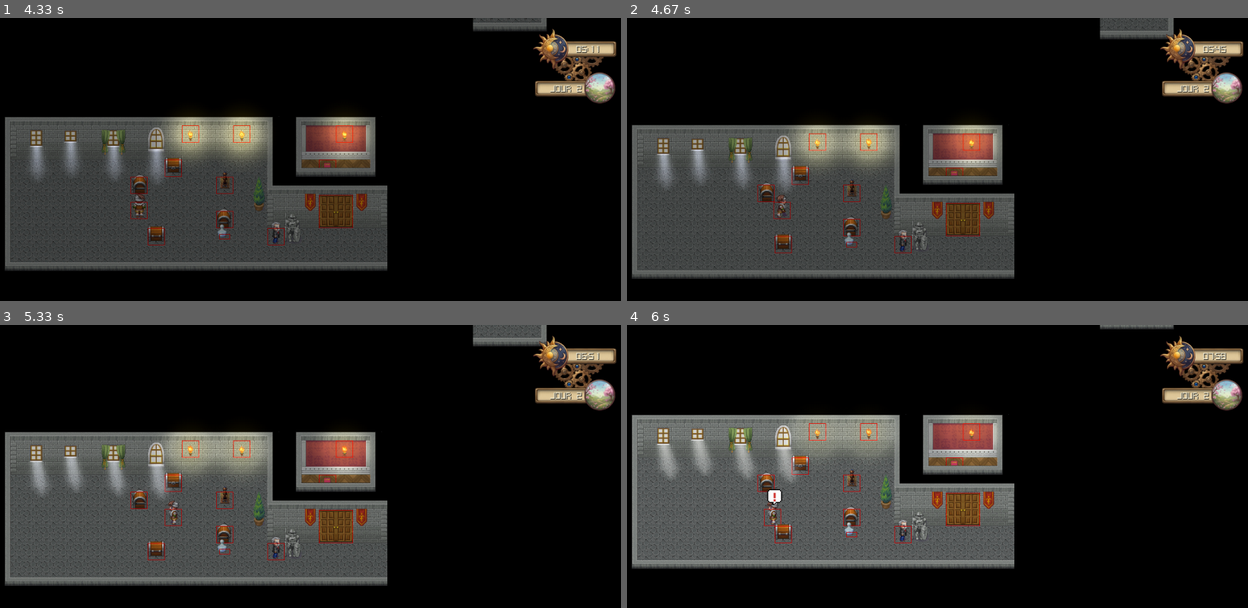
Above: before the commit, frames 1-4 (two rows, left to right).
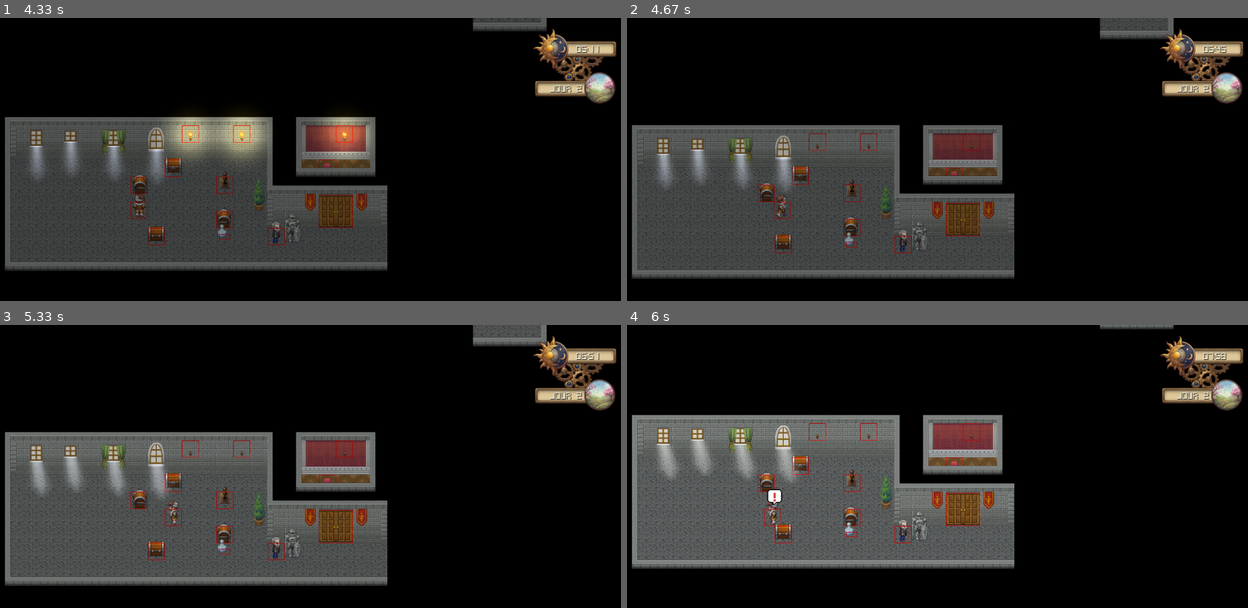
Above: after the commit, the same moments.

Repository: adrien-parasote/game
Game: pygame game, started from src/main.py
The game is run twice, just before and just after one commit, with the same random seed, the same clock (stepped at 60 frames per second) and the same inputs.
Inputs (mouse positions are in pixels of both pictures, inside the frame that each line leads up to):
- Up to frame 1 (4.33 s): hold Left 0.33-0.87 s; move the mouse to (273, 255) at 0.37 s; hold Down 0.9-1.2 s; hold Left 1.23-1.63 s; hold Up 1.67-2.03 s; hold Right 2.07-2.7 s; hold Down 2.73-3.1 s; hold Left 3.13-3.6 s; hold Right 3.63-4.1 s; hold Up from 4.13 s (still down)
- Up to frame 2 (4.67 s): release Up at 4.43 s; hold Right from 4.47 s (still down)
- Up to frame 3 (5.33 s): release Right at 4.93 s; hold Left from 4.97 s (still down)
- Up to frame 4 (6 s): release Left at 5.5 s; hold Down 5.53-5.83 s; hold Left from 5.87 s (still down)

Frame 1 is identical in both runs. In frame 2, 3.5% of the frame differs, in the area x 25-61%, y 37-55%; in frame 3, 3.4%; in frame 4, 3.2%.

Commit message:
feat: implement day/night automatic lighting cycle for InteractiveEntity with dynamic state polling

Diff:
--- a/assets/tiled/maps/00-spawn.tmj
+++ b/assets/tiled/maps/00-spawn.tmj
@@ -156,6 +156,11 @@
                          "opacity":1,
                          "properties":[
                                 {
+                                 "name":"day_night_driven",
+                                 "type":"bool",
+                                 "value":true
+                                },
+                                {
                                  "name":"halo_alpha",
                                  "type":"int",
                                  "value":120
@@ -200,6 +205,11 @@
                          "name":"torch",
                          "opacity":1,
                          "properties":[
+                                {
+                                 "name":"day_night_driven",
+                                 "type":"bool",
+                                 "value":true
+                                },
                                 {
                                  "name":"halo_alpha",
                                  "type":"int",
--- a/assets/tiled/maps/01-castel.tmj
+++ b/assets/tiled/maps/01-castel.tmj
@@ -311,6 +311,11 @@
                          "opacity":1,
                          "properties":[
                                 {
+                                 "name":"day_night_driven",
+                                 "type":"bool",
+                                 "value":true
+                                },
+                                {
                                  "name":"halo_alpha",
                                  "type":"int",
                                  "value":120
@@ -355,6 +360,11 @@
                          "name":"torch",
                          "opacity":1,
                          "properties":[
+                                {
+                                 "name":"day_night_driven",
+                                 "type":"bool",
+                                 "value":true
+                                },
                                 {
                                  "name":"halo_alpha",
                                  "type":"int",
@@ -402,6 +412,11 @@
                          "opacity":1,
                          "properties":[
                                 {
+                                 "name":"day_night_driven",
+                                 "type":"bool",
+                                 "value":true
+                                },
+                                {
                                  "name":"halo_alpha",
                                  "type":"int",
                                  "value":120
@@ -447,6 +462,11 @@
                          "opacity":1,
                          "properties":[
                                 {
+                                 "name":"day_night_driven",
+                                 "type":"bool",
+                                 "value":true
+                                },
+                                {
                                  "name":"halo_alpha",
                                  "type":"int",
                                  "value":120
@@ -492,6 +512,11 @@
                          "opacity":1,
                          "properties":[
                                 {
+                                 "name":"day_night_driven",
+                                 "type":"bool",
+                                 "value":true
+                                },
+                                {
                                  "name":"halo_alpha",
                                  "type":"int",
                                  "value":120
@@ -536,6 +561,11 @@
                          "name":"torch",
                          "opacity":1,
                          "properties":[
+                                {
+                                 "name":"day_night_driven",
+                                 "type":"bool",
+                                 "value":true
+                                },
                                 {
                                  "name":"halo_alpha",
                                  "type":"int",
--- a/assets/tiled/maps/99-debug_room.tmj
+++ b/assets/tiled/maps/99-debug_room.tmj
@@ -167,6 +167,11 @@
                          "opacity":1,
                          "properties":[
                                 {
+                                 "name":"day_night_driven",
+                                 "type":"bool",
+                                 "value":true
+                                },
+                                {
                                  "name":"halo_alpha",
                                  "type":"int",
                                  "value":120
@@ -213,6 +218,11 @@
                          "opacity":1,
                          "properties":[
                                 {
+                                 "name":"day_night_driven",
+                                 "type":"bool",
+                                 "value":true
+                                },
+                                {
                                  "name":"halo_alpha",
                                  "type":"int",
                                  "value":120
@@ -693,6 +703,11 @@
                          "name":"torch",
                          "opacity":1,
                          "properties":[
+                                {
+                                 "name":"day_night_driven",
+                                 "type":"bool",
+                                 "value":true
+                                },
                                 {
                                  "name":"halo_alpha",
                                  "type":"int",
--- a/src/engine/game.py
+++ b/src/engine/game.py
@@ -306,8 +306,10 @@
             target_id=target_id,
             activate_from_anywhere=_get_property(props, "activate_from_anywhere", False),
             facing_direction=_get_property(props, "facing_direction"),
-            sfx=_get_property(props, "sfx", "")
+            sfx=_get_property(props, "sfx", ""),
+            day_night_driven=_get_property(props, "day_night_driven", False)
         )
+        entity._time_system = self.time_system
 
         # Populate chest contents from loot table
         if _get_property(props, "sub_type", "unknown") == "chest":
@@ -535,7 +537,10 @@
 
                         # Save state
                         if hasattr(entity, '_world_state_key'):
-                            self.world_state.set(entity._world_state_key, {'is_on': entity.is_on})
+                            self.world_state.set(entity._world_state_key, {
+                                'is_on': entity.is_on,
+                                'light_control': getattr(entity, 'light_control', 'auto')
+                            })
 
                         next_target = getattr(entity, 'target_id', None)
                         if next_target:
--- a/src/entities/interactive.py
+++ b/src/entities/interactive.py
@@ -35,7 +35,8 @@
                  element_id: str = None, target_id: str = None,
                  activate_from_anywhere: bool = False,
                  facing_direction: str = None,
-                 sfx: str = ""):
+                 sfx: str = "",
+                 day_night_driven: bool = False):
 
         # 1. Properties & State Initialization
         self.target_id = target_id
@@ -43,7 +44,7 @@
         self._parse_properties(sub_type, start_row, end_row, is_on, is_animated,
                              depth, position, off_position, halo_size, halo_color, halo_alpha,
                              particles, particle_count, activate_from_anywhere,
-                             sprite_sheet, facing_direction, sfx)
+                             sprite_sheet, facing_direction, sfx, day_night_driven)
 
         # 2. Asset Loading
         self._load_assets(sprite_sheet, width, height)
@@ -64,10 +65,27 @@
         self.image = self._get_frame(int(self.frame_index))
         logging.info(f"Spawned InteractiveEntity '{sub_type}' at {pos} (is_on={self.is_on})")
 
+    @property
+    def is_on(self) -> bool:
+        if not self.day_night_driven:
+            return getattr(self, '_static_is_on', False)
+        if self.light_control == "forced_on":
+            return True
+        if self.light_control == "forced_off":
+            return False
+        # "auto" : suit la nuit
+        if getattr(self, '_time_system', None) is None:
+            return getattr(self, '_static_is_on', False)
+        return self._time_system.brightness < 0.4
+
+    @is_on.setter
+    def is_on(self, value: bool) -> None:
+        self._static_is_on = value
+
     def _parse_properties(self, sub_type, start_row, end_row, is_on, is_animated,
                            depth, position, off_position, halo_size, halo_color, halo_alpha,
                            particles, particle_count, activate_from_anywhere,
-                           sprite_sheet, facing_direction, sfx):
+                           sprite_sheet, facing_direction, sfx, day_night_driven):
         """Parse raw properties and initialize basic state."""
         self.sub_type = sub_type
         self.start_row = start_row
@@ -78,6 +96,11 @@
         self.off_position = off_position
         self.col_index = position
 
+        # Day/Night Automation
+        self.day_night_driven = day_night_driven
+        self._time_system = None
+        self.light_control = "auto" if day_night_driven else "none"
+
         # Determine direction_str (Priority: facing_direction > POSITION_TO_DIR)
         if facing_direction:
             self.direction_str = facing_direction
@@ -92,13 +115,12 @@
             self.frame_index = float(self.start_row)
 
         # Determine is_on and specific behaviors
-        self.light_sources = ['lamp', 'lantern', 'torch', 'fire', 'candle']
-        self.is_light_source = (self.sub_type in self.light_sources) or (halo_size > 0)
+        self.is_light_source = halo_size > 0
 
         if is_on is not None:
-            self.is_on = is_on
-        else:
-            self.is_on = self.is_animated or self.is_light_source
+            self._static_is_on = is_on
+        else:
+            self._static_is_on = self.is_animated or self.is_light_source
 
         self._update_col_index()
 
@@ -243,13 +265,21 @@
         if self.sub_type == 'sign':
             return self.element_id
 
-        if not self.is_animating or self.is_animated:
-            self.is_on = not self.is_on
+        if getattr(self, 'day_night_driven', False):
+            if getattr(self, 'light_control', 'auto') == "auto":
+                self.light_control = "forced_off" if self.is_on else "forced_on"
+            else:
+                self.light_control = "auto"
             self._update_col_index()
-            self.is_animating = True
-            if not self.is_animated:
-                self.is_closing = not self.is_on
-            logging.info(f"Object {self.sub_type} toggled to {'ON' if self.is_on else 'OFF'}")
+            logging.info(f"Light '{self.sub_type}' control -> {self.light_control}")
+        else:
+            if not getattr(self, 'is_animating', False) or getattr(self, 'is_animated', False):
+                self.is_on = not self.is_on
+                self._update_col_index()
+                self.is_animating = True
+                if not getattr(self, 'is_animated', False):
+                    self.is_closing = not self.is_on
+                logging.info(f"Object {self.sub_type} toggled to {'ON' if self.is_on else 'OFF'}")
 
         return None
 
@@ -259,19 +289,25 @@
             is_on = state['is_on']
             self.is_on = is_on
             self._update_col_index()
-            if is_on and not self.is_animated:
+            if is_on and not getattr(self, 'is_animated', False):
                 self.frame_index = float(self.end_row)
             elif not is_on:
                 self.frame_index = float(self.start_row)
-            if self.sub_type == 'door' and self.obstacles_group is not None:
-                if is_on and self.is_passable:
+            if self.sub_type == 'door' and getattr(self, 'obstacles_group', None) is not None:
+                if is_on and getattr(self, 'is_passable', False):
                     self.obstacles_group.remove(self)
                 else:
                     self.obstacles_group.add(self)
-            self.image = self._get_frame(int(self.frame_index))
+        if 'light_control' in state:
+            self.light_control = state['light_control']
+            self._update_col_index()
+        self.image = self._get_frame(int(self.frame_index))
 
     def update(self, dt: float):
         """Update animation and flicker."""
+        if getattr(self, 'day_night_driven', False):
+            self._update_col_index()
+
         if self.is_on and self.halo_size > 0:
             if self.is_light_source and self.is_animated:
                 num_frames = max(1, self.end_row - self.start_row + 1)
--- a/tests/entities/test_interactive.py
+++ b/tests/entities/test_interactive.py
@@ -20,6 +20,7 @@
     is_passable=False,
     facing_direction=None,
     position=0,
+    day_night_driven=False,
 ):
     """Build a minimal InteractiveEntity without disk assets."""
     group = pygame.sprite.Group()
@@ -53,6 +54,7 @@
             activate_from_anywhere=False,
             facing_direction=facing_direction,
             sfx="",
+            day_night_driven=day_night_driven,
         )
     return entity, obstacles
 
@@ -65,7 +67,7 @@
 
     def test_is_on_defaults_to_true_for_light_source(self):
         """L96: light source defaults to is_on=True when is_on arg is None."""
-        entity, _ = _make_interactive(sub_type="torch", is_on=None)
+        entity, _ = _make_interactive(halo_size=50, is_on=None)
         assert entity.is_on is True
 
     def test_is_on_defaults_to_true_for_animated(self):
@@ -162,6 +164,69 @@
         assert entity.f_scale == 1.0
 
 
+class TestInteractiveDayNight:
+    def test_tc01_night_auto_on(self):
+        """TC-01: day_night_driven=True, brightness=0.4 (nuit) -> is_on == True"""
+        entity, _ = _make_interactive(halo_size=50, day_night_driven=True)
+        time_sys = MagicMock()
+        time_sys.brightness = 0.3
+        entity._time_system = time_sys
+        assert entity.is_on is True
+
+    def test_tc02_day_auto_off(self):
+        """TC-02: day_night_driven=True, brightness=0.8 (jour) -> is_on == False"""
+        entity, _ = _make_interactive(halo_size=50, day_night_driven=True)
+        time_sys = MagicMock()
+        time_sys.brightness = 0.8
+        entity._time_system = time_sys
+        assert entity.is_on is False
+
+    def test_tc03_ignore_brightness_if_not_driven(self):
+        """TC-03: day_night_driven=False, _time_system injecté -> ignore brightness, suit _static_is_on"""
+        entity, _ = _make_interactive(halo_size=50, day_night_driven=False, is_on=True)
+        time_sys = MagicMock()
+        time_sys.brightness = 0.8 # jour
+        entity._time_system = time_sys
+        assert entity.is_on is True
+
+    def test_tc04_interact_auto_night_forces_off(self):
+        """TC-04: interact() en mode auto de nuit -> light_control == 'forced_off'"""
+        entity, _ = _make_interactive(halo_size=50, day_night_driven=True)
+        time_sys = MagicMock()
+        time_sys.brightness = 0.3 # nuit -> allumé auto
+        entity._time_system = time_sys
+        entity.interact(MagicMock())
+        assert entity.light_control == "forced_off"
+
+    def test_tc05_interact_auto_day_forces_on(self):
+        """TC-05: interact() en mode auto de jour -> light_control == 'forced_on'"""
+        entity, _ = _make_interactive(halo_size=50, day_night_driven=True)
+        time_sys = MagicMock()
+        time_sys.brightness = 0.8 # jour -> éteint auto
+        entity._time_system = time_sys
+        entity.interact(MagicMock())
+        assert entity.light_control == "forced_on"
+
+    def test_tc06_second_interact_returns_to_auto(self):
+        """TC-06: 2e interact() (forced -> auto) -> light_control == 'auto'"""
+        entity, _ = _make_interactive(halo_size=50, day_night_driven=True)
+        entity.light_control = "forced_on"
+        entity.interact(MagicMock())
+        assert entity.light_control == "auto"
+
+    def test_tc07_restore_state_preserves_control(self):
+        """TC-07: restore_state({'light_control': 'forced_on'}) -> light_control == 'forced_on'"""
+        entity, _ = _make_interactive(halo_size=50, day_night_driven=True)
+        entity.restore_state({'light_control': 'forced_on'})
+        assert entity.light_control == "forced_on"
+
+    def test_tc08_fallback_without_timesystem(self):
+        """TC-08: _time_system=None, day_night_driven=True -> fallback _static_is_on"""
+        entity, _ = _make_interactive(halo_size=50, day_night_driven=True, is_on=True)
+        assert getattr(entity, '_time_system', None) is None
+        assert entity.is_on is True
+
+
 # ---------------------------------------------------------------------------
 # InteractionManager — lines 23, 38, 56, 61, 77, 87, 90, 110, 129-137, 255
 #                      281, 283, 285, 290, 293-296, 310
Not shown, changed: .agents/learnings.md
Not shown, changed: assets/tiled/game.tiled-project
Not shown, changed: docs/CODEMAPS/architecture.md
